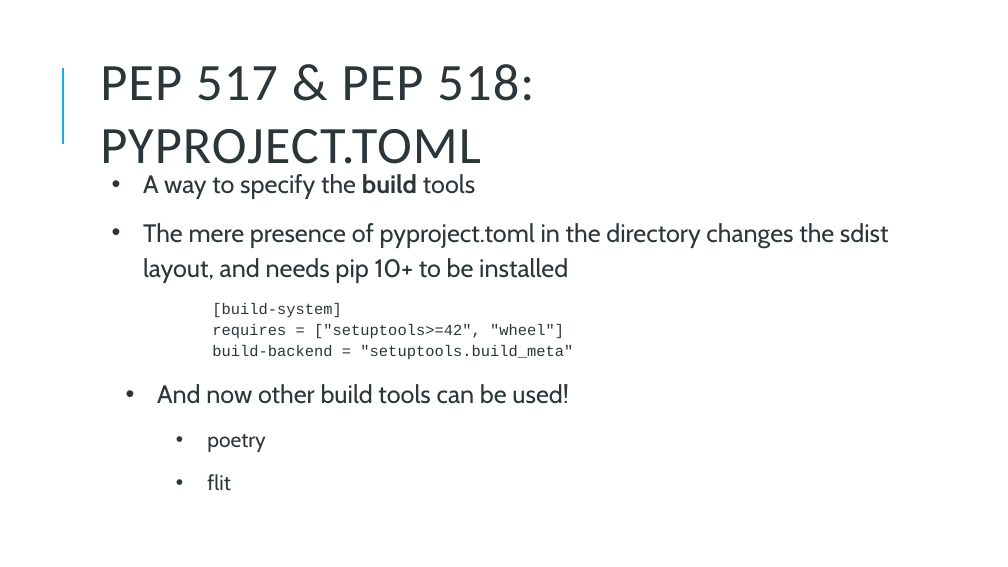
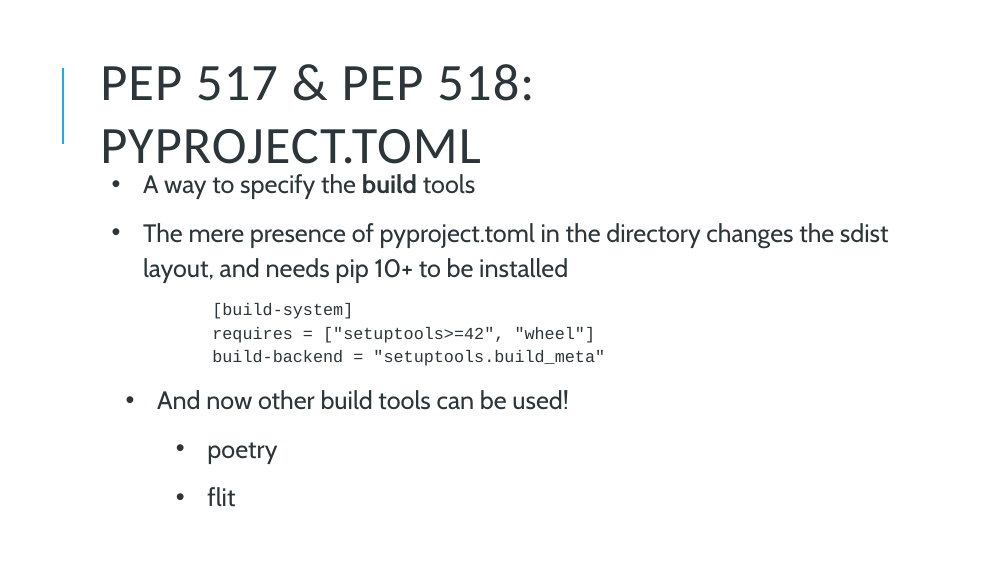
Before and after one commit to alexprengere/presentations, a slide deck: slide 15 of python_packaging_2021/PythonPackagingIn2021.pptx. Drawn at 1008x567 pixels with LibreOffice and Linux fonts; fonts in the diff are those of the drawing. Boxes give left, top, right and bottom in pixels: in the first picture for what was removed or moved away, otherwise in the second. Text is boxed around its words. In the diff, an @@ line names an element or a change of style, - is before the commit and + after.

```diff
--- a/python_packaging_2021/PythonPackagingIn2021.pptx
+++ b/python_packaging_2021/PythonPackagingIn2021.pptx
@@ text at <box>207,303,605,507</box>: size 11 to 12 pt in "[build-system] requires = ["setuptools>=42", "wheel"] build- ..."; size 15 to 18 pt in "poetry", "flit" @@
```
Also in this commit, not shown: 4 other slides changed, 1 slide added, 39 other files.
